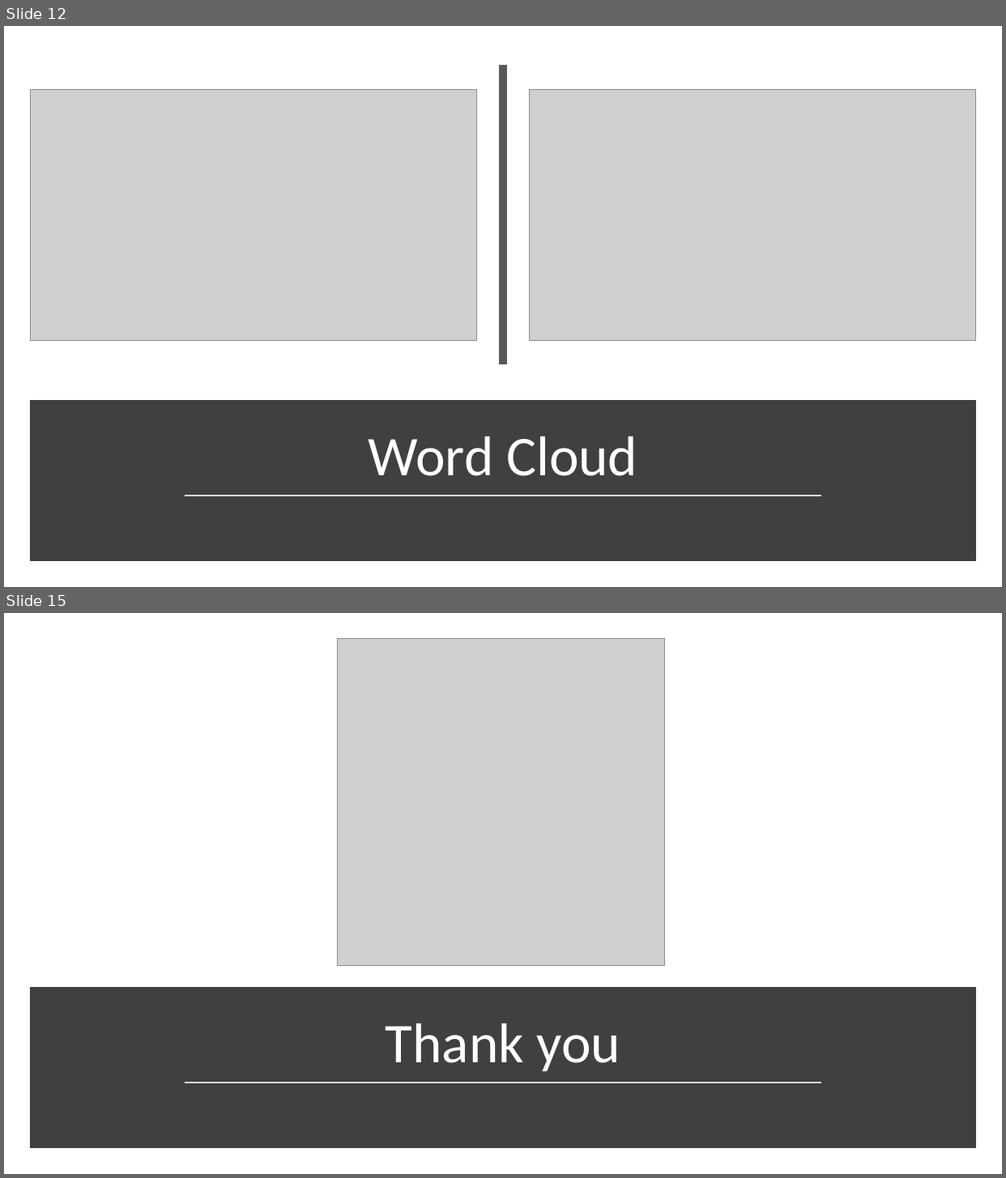
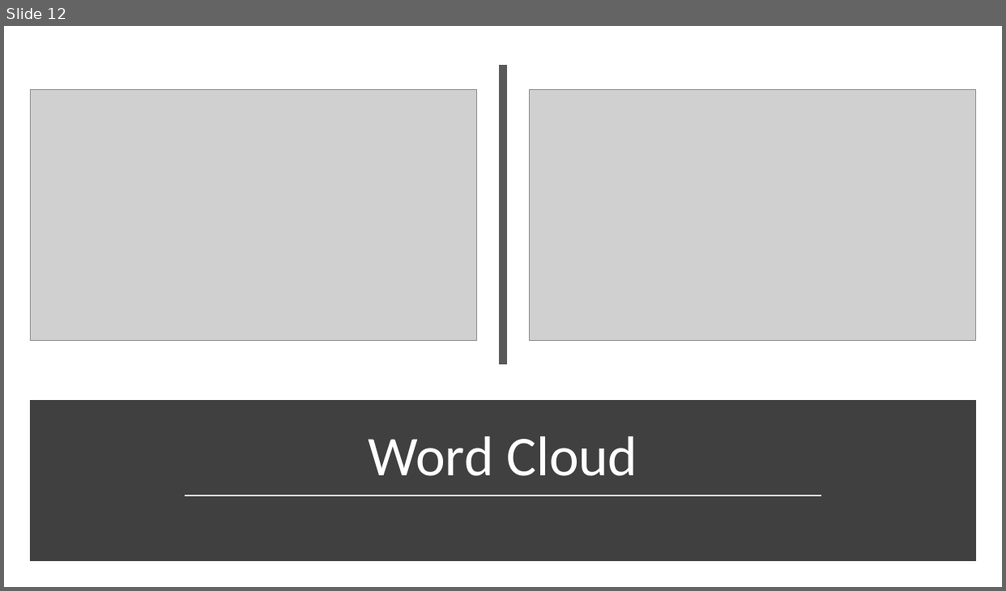
Before and after one commit to XingyuChenTim/5922NeuralNetsProject, a slide deck: speech.pptx. Shown one above the other, each under a label of ours: slides 12 and 15 before the commit, slide 12 after it; the slides between them are not shown. The pictures are 1006x1178 and 1006x591 pixels, drawn with LibreOffice and Linux fonts; fonts in the diff are those of the drawing; grey boxes stand for pictures. Boxes give left, top, right and bottom in pixels: in the first picture for what was removed or moved away, otherwise in the second. Text is boxed around its words. In the diff, an @@ line names an element or a change of style, - is before the commit and + after.

```diff
--- a/speech.pptx
+++ b/speech.pptx
@@ slide 15 removed at <box>4,613,1002,1174</box>, background #FFFFFF @@
@@ picture removed at <box>337,638,664,965</box> @@
@@ rectangle removed at <box>35,993,971,1144</box> @@
@@ title removed at <box>386,1024,620,1071</box> @@
-Thank you
@@ line removed from (185, 1083) to (821, 1083) @@
```
Also in this commit, not shown: 1 slide changed, 1 slide added, 1 other file.
